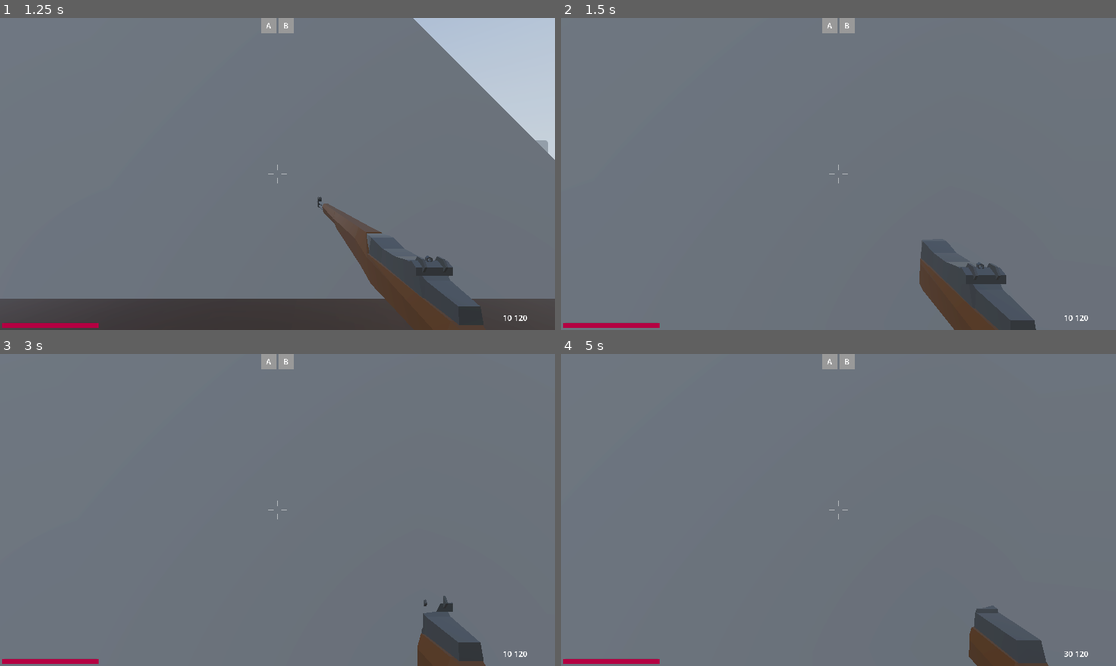
Above: before the commit, frames 1-4 (two rows, left to right).
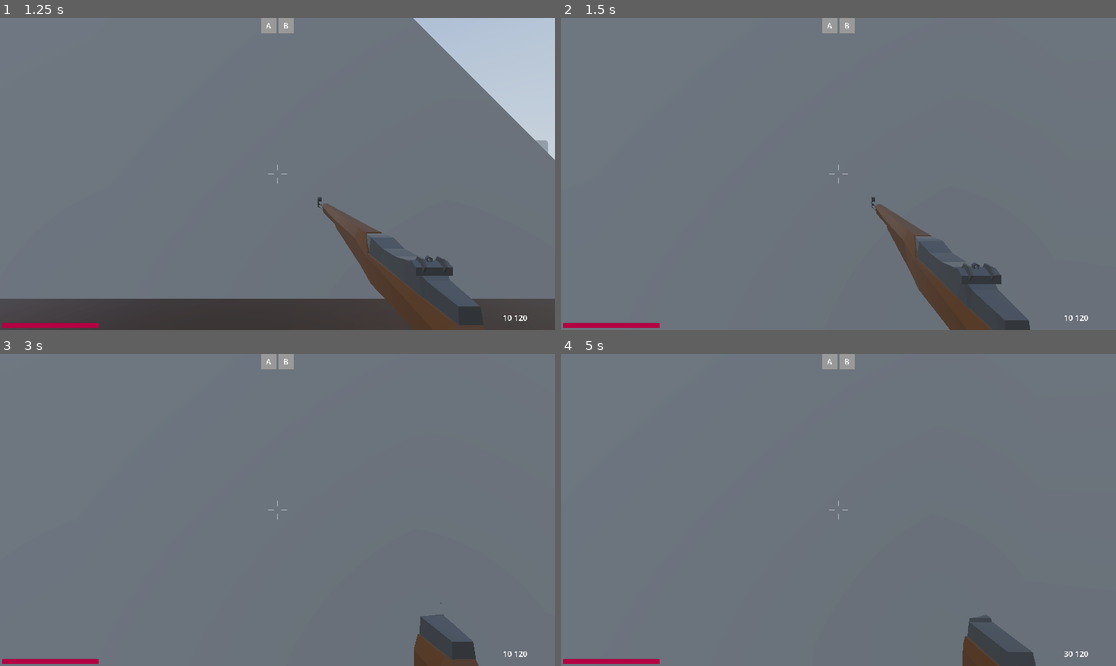
Above: after the commit, the same moments.

Repository: mcmacska/Fields-of-Smoke
Game: Godot game, scene res://scenes/screens/main_menu.tscn
The game is run twice, just before and just after one commit, with the same random seed, the same clock (stepped at 60 frames per second) and the same inputs. A sky picture missing from this copy of the repository is replaced by a grey-blue gradient.
Inputs (mouse positions are in pixels of both pictures, inside the frame that each line leads up to):
- Up to frame 1 (1.25 s): click "Play game" at 0.5 s
- Up to frame 2 (1.5 s): tap Enter at 1.25 s; move the mouse to (866, 174) at 1.27 s; hold Up (forward) from 1.28 s (still down); right-click (866, 174) at 1.35 s
- Up to frame 3 (3 s): keep holding Up (forward); tap Space (jump) at 1.52, 2.27, 2.75 s; move the mouse to (249, 510) at 2.02 s; tap Q (last_slot) at 2.1 s; move the mouse to (288, 503) at 2.77 s; tap Shift (run) at 2.85 s
- Up to frame 4 (5 s): keep holding Up (forward); tap Enter at 3.5 s; move the mouse to (832, 516) at 3.52 s; tap Mouse wheel down (scroll_down) at 3.6 s; tap Space (jump) at 3.77, 4.25, 4.52 s; move the mouse to (877, 513) at 4.27 s; hold Mouse wheel up (scroll_up) from 4.28 s (still down)

Frame 1 is identical in both runs. In frame 2, 1.6% of the frame differs, in the area x 55-86%, y 57-100%; in frame 3, 0.6%; in frame 4, 1.5%.

Commit message:
maybe better rotation

Diff:
--- a/Fields_of_Smoke/scenes/characters/player.tscn
+++ b/Fields_of_Smoke/scenes/characters/player.tscn
@@ -4,6 +4,7 @@
 [ext_resource type="Script" uid="uid://duxj8fb6a54by" path="res://scripts/Health.gd" id="3_ifusu"]
 [ext_resource type="Script" uid="uid://bx2c1htcswki1" path="res://scenes/characters/camera.gd" id="4_bs8hp"]
 [ext_resource type="PackedScene" uid="uid://lb622yjiln5v" path="res://scenes/characters/player_mesh.tscn" id="4_ifusu"]
+[ext_resource type="Script" uid="uid://cykjvjlwdyeij" path="res://scripts/characters/weapon_holder.gd" id="5_atpat"]
 
 [sub_resource type="CapsuleShape3D" id="CapsuleShape3D_vsclp"]
 radius = 0.25341797
@@ -30,4 +31,8 @@
 cull_mask = 1048567
 script = ExtResource("4_bs8hp")
 
-[node name="WeaponHolder" type="Node3D" parent="CameraPivot" unique_id=929256609 groups=["friends"]]
+[node name="WeaponHolder" type="Node3D" parent="." unique_id=929256609 node_paths=PackedStringArray("camera_p", "player") groups=["friends"]]
+top_level = true
+script = ExtResource("5_atpat")
+camera_p = NodePath("../CameraPivot")
+player = NodePath("..")
--- a/Fields_of_Smoke/scenes/ui/ui.tscn
+++ b/Fields_of_Smoke/scenes/ui/ui.tscn
@@ -4,7 +4,7 @@
 [ext_resource type="Texture2D" uid="uid://hvytjqssewc8" path="res://assets/ui/bloodscreen.png" id="2_0dwhk"]
 [ext_resource type="Texture2D" uid="uid://dh7x02el7y2c1" path="res://assets/ui/crosshair.png" id="2_x4jx1"]
 [ext_resource type="Script" uid="uid://t46x5s5twlgd" path="res://scripts/blood_screen.gd" id="3_g5kmx"]
-[ext_resource type="Script" uid="uid://diu3xbdxco336" path="res://scenes/ui/hit_hair.gd" id="5_pfayw"]
+[ext_resource type="Script" uid="uid://diu3xbdxco336" path="res://scripts/hit_hair.gd" id="5_pfayw"]
 [ext_resource type="AudioStream" uid="uid://dwtxao03fsmns" path="res://assets/ui/hurt.mp3" id="6_pfayw"]
 
 [sub_resource type="StyleBoxFlat" id="StyleBoxFlat_nt7q6"]
--- a/Fields_of_Smoke/scripts/characters/player.gd
+++ b/Fields_of_Smoke/scripts/characters/player.gd
@@ -18,6 +18,8 @@
 const AIR_ACCEL: float = 0.8
 
 var is_running: bool = false
+#totally not a ben10 reference
+const xlr8: float = 0.2
 const BASE_SPEED: float = 10.0
 @export var speed_changer: float = 1.0
 var internal_speed_changer: float = 1.0
@@ -39,7 +41,7 @@
 var current_weapon_index := 0
 var last_weapon_index := 0
 var current_weapon: Node = null
-@onready var weapon_holder: Node3D = $CameraPivot/WeaponHolder
+@onready var weapon_holder: Node3D = $WeaponHolder
 signal ammo_changed(current, max)
 signal aim_changed(is_ads)
 signal hit()
@@ -174,8 +176,8 @@
 	direction = (right * input_dir.x + forward * input_dir.y).normalized()
 
 	if is_on_floor():
-		velocity.x = direction.x * BASE_SPEED * internal_speed_changer * speed_changer
-		velocity.z = direction.z * BASE_SPEED * internal_speed_changer * speed_changer
+		velocity.x = lerp(velocity.x, direction.x * BASE_SPEED * internal_speed_changer * speed_changer, xlr8)
+		velocity.z = lerp(velocity.z, direction.z * BASE_SPEED * internal_speed_changer * speed_changer, xlr8)
 	else:
 		velocity.x = direction.x * BASE_SPEED * speed_changer
 		velocity.z = direction.z * BASE_SPEED * speed_changer
--- /dev/null
+++ b/Fields_of_Smoke/scripts/characters/weapon_holder.gd
@@ -0,0 +1,15 @@
+extends Node3D
+
+@export var camera_p: Node3D
+@export var player: CharacterBody3D
+var lerpy: float = 0.2
+
+func _process(_delta: float) -> void:
+	if not player or not camera_p:
+		return
+	global_position = player.global_position
+
+	rotation.x = lerp(rotation.x, camera_p.rotation.x, lerpy)
+
+	var target_rotation_y = player.global_rotation.y
+	global_rotation.y = lerp_angle(global_rotation.y, target_rotation_y, lerpy)
Not shown, added: Fields_of_Smoke/scripts/characters/weapon_holder.gd.uid
Renamed: Fields_of_Smoke/scenes/ui/hit_hair.gd -> Fields_of_Smoke/scripts/hit_hair.gd
Renamed: Fields_of_Smoke/scenes/ui/hit_hair.gd.uid -> Fields_of_Smoke/scripts/hit_hair.gd.uid
